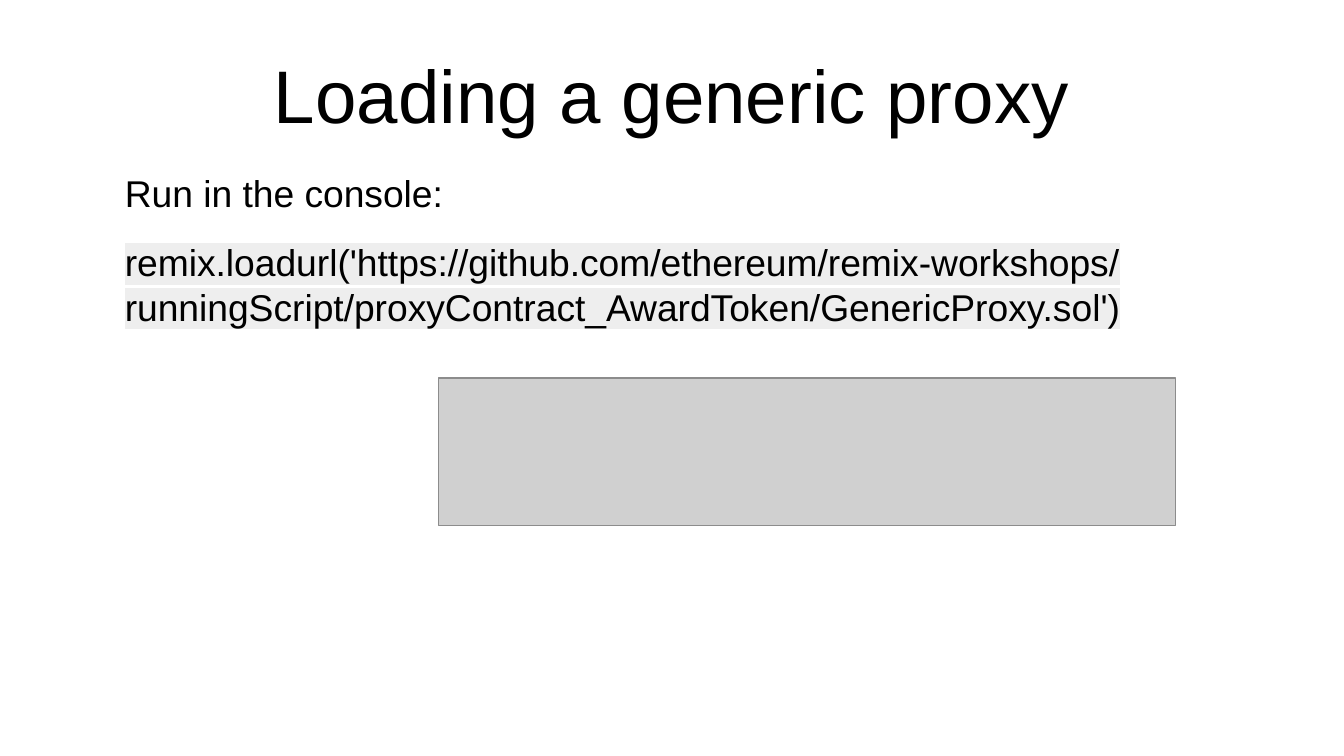
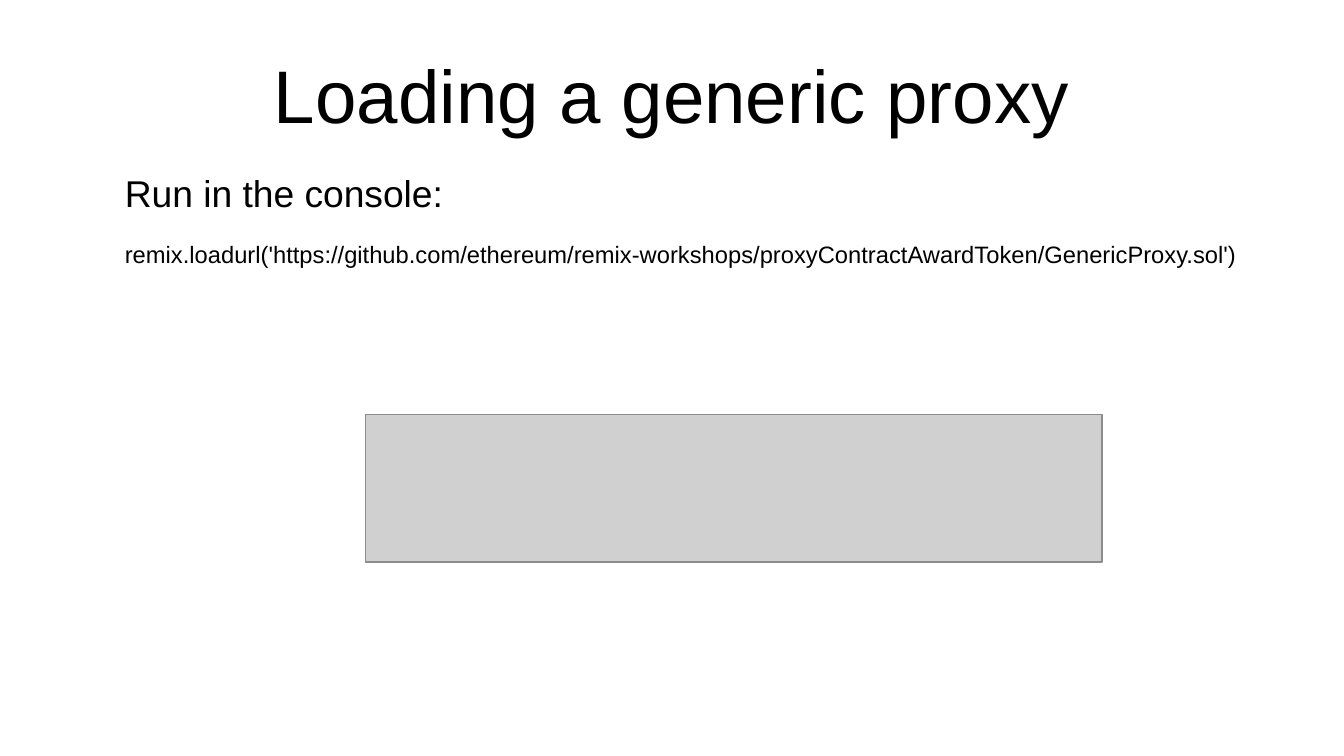
Before and after one commit to ethereum/remix-workshops, a slide deck: slide 8 of proxyContractAwardToken/ProxyContract.odp. Drawn at 1344x756 pixels with LibreOffice and Linux fonts; fonts in the diff are those of the drawing; grey boxes stand for pictures. Boxes give left, top, right and bottom in pixels: in the first picture for what was removed or moved away, otherwise in the second. Text is boxed around its words. In the diff, an @@ line names an element or a change of style, - is before the commit and + after.

Commit message:
delete kombucha update proxy contract and remix-loading-gh & remix-basic-all-in-gist.odp

```diff
--- a/proxyContractAwardToken/ProxyContract.odp
+++ b/proxyContractAwardToken/ProxyContract.odp
@@ text at [125,245,1236,268]: text changed; size 22 to 14 pt @@
-remix.loadurl('https://github.com/ethereum/remix-workshops/runningScript/proxyContract_AwardToken/GenericProxy.sol')
+remix.loadurl('https://github.com/ethereum/remix-workshops/proxyContractAwardToken/GenericProxy.sol')
@@ picture: place and size @@
-picture at [439,378,1176,526]
+picture at [366,415,1103,562]
```
Also in this commit, not shown: 11 other slides changed, 2 slides added, 14 other files.
